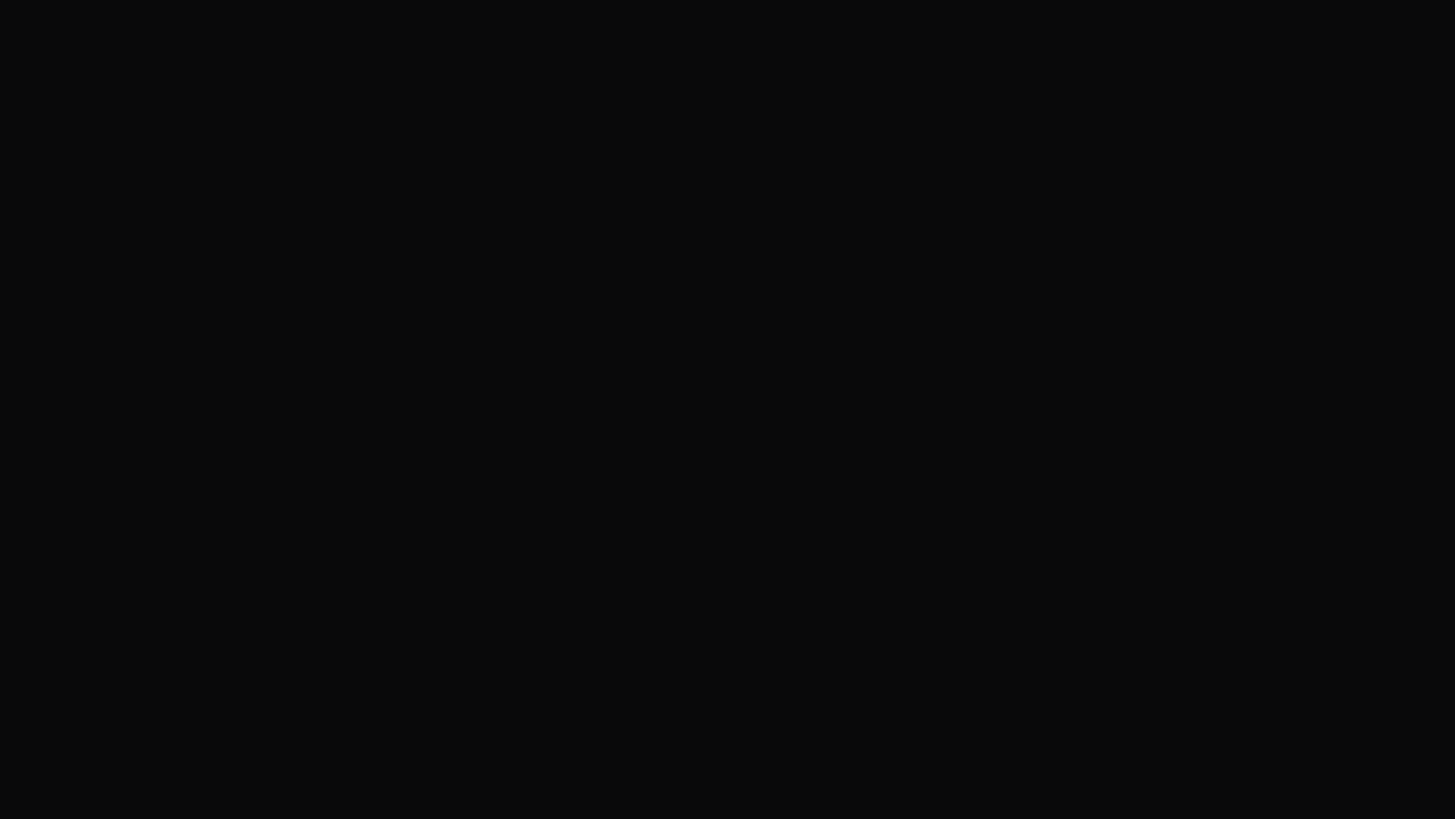
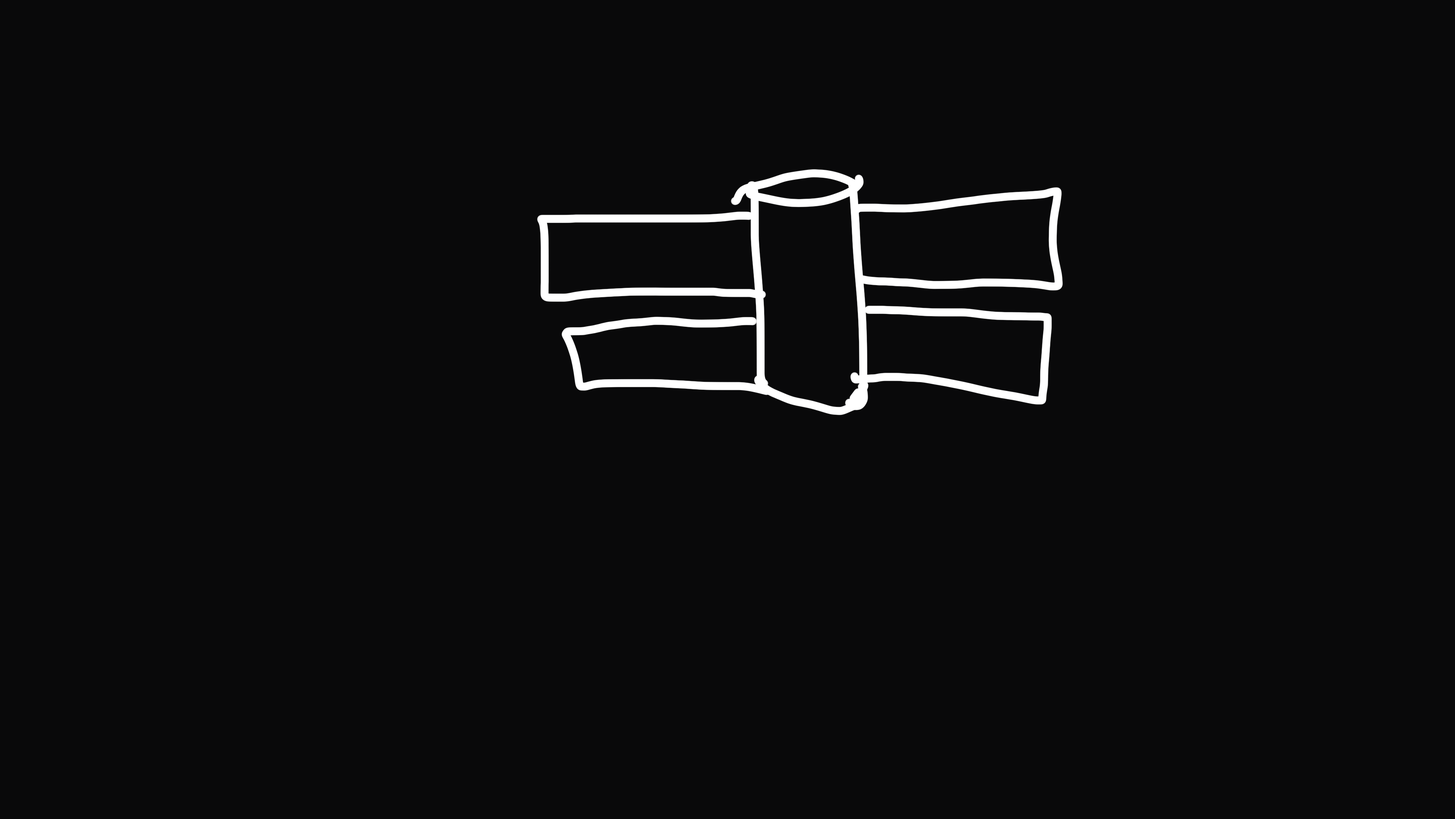
Layer changes from the first w=1455, h=819 image to the second:
painted on "CatStation" over [537, 168, 1064, 415]
